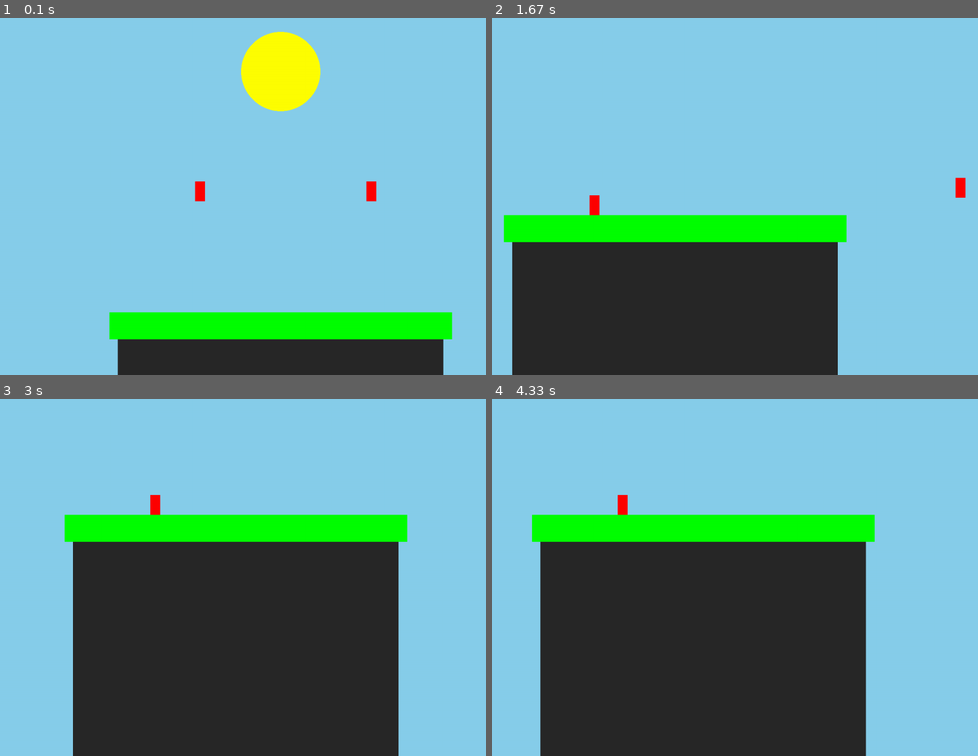
Above: before the commit, frames 1-4 (two rows, left to right).
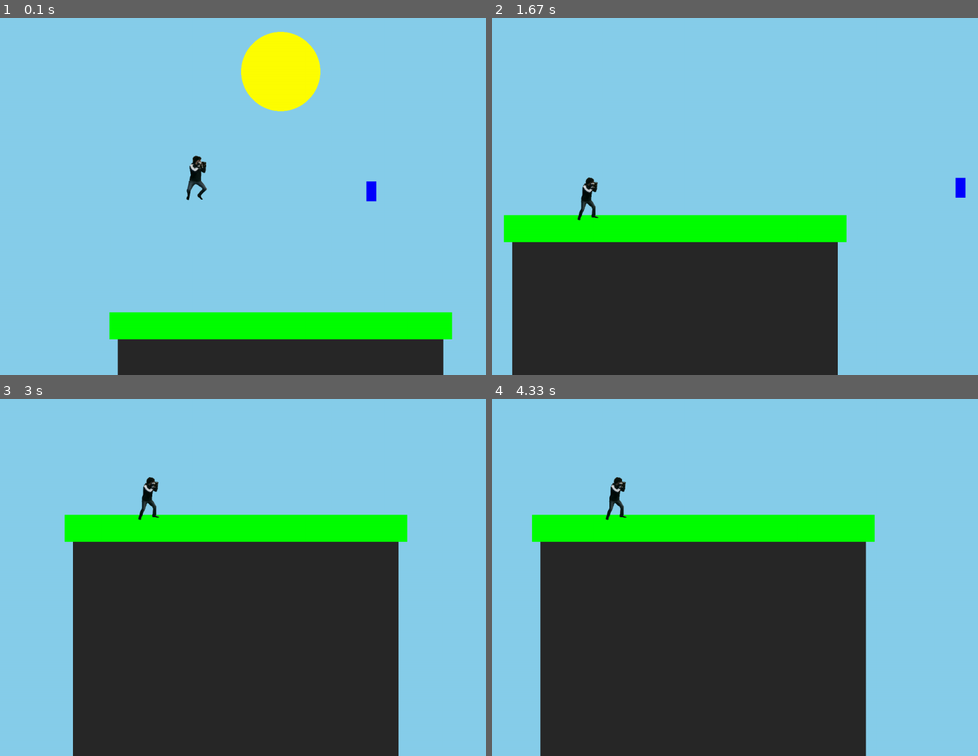
Above: after the commit, the same moments.

Repository: Isaac-Muscat/Pygame-Smash-Bros-Platformer
Game: pygame game, started from src/main.py
The game is run twice, just before and just after one commit, with the same random seed, the same clock (stepped at 60 frames per second) and the same inputs.
Inputs:
- Up to frame 1 (0.1 s): no input
- Up to frame 2 (1.67 s): hold Right 0.33-0.8 s; hold Up 0.83-1.13 s; hold Right 1.17-1.63 s
- Up to frame 3 (3 s): hold Left 1.67-2.2 s; hold Down 2.23-2.53 s; hold Left 2.57-2.97 s
- Up to frame 4 (4.33 s): hold Up 3-3.37 s; hold Right 3.4-4.03 s; hold Down from 4.07 s (still down)

The runs differ from the first frame. In frame 1, 0.5% of the frame differs, in the area x 38-78%, y 38-52%; in frame 2, 0.5%; in frame 3, 0.3%; in frame 4, 0.3%.

Commit message:
Created rudimentary menus and buttons. Added character select scene.

Diff:
--- a/src/Sprites/jonahSprites.py
+++ /dev/null
@@ -1,11 +0,0 @@
-import pygame
-
-class Jonah(pygame.sprite.Sprite):
-    def __init__(self, width, height, posx, posy):
-        super().__init__()
-
-        self.image = pygame.image.load("Sprites/Jonah/R/stand1.png").convert_alpha()
-        self.image = pygame.transform.scale(self.image, (width, height))
-        self.rect = self.image.get_rect()
-        self.rect.x = posx
-        self.rect.y = posy
--- a/src/gameobjects/players/isaac.py
+++ b/src/gameobjects/players/isaac.py
@@ -1,6 +1,10 @@
 from gameobjects.players.player import Player
-
+import settings as s
 
 class Isaac(Player):
     def __init__(self, x, y):
         super().__init__(x, y)
+
+    def draw(self, screen):
+        # TODO sprite stuff here
+        self.collider.draw_collider(screen, s.BLUE)
--- a/src/gameobjects/players/jonah.py
+++ b/src/gameobjects/players/jonah.py
@@ -1,6 +1,36 @@
 from gameobjects.players.player import Player
+import pygame
+import settings as s
+import physics.vector2
+import math
+import time
+import threading
 
 
 class Jonah(Player):
     def __init__(self, x, y):
         super().__init__(x, y)
+        self.framecount = 0
+        self.frame1 = 10
+        self.frame2 = 20
+
+    def draw(self, screen):
+
+        if self.position.y < 690:
+            self.image = pygame.image.load("Sprites/Jonah/R/jump1.png")
+
+        elif round(self.velocity.x, 1) != 0:
+            self.framecount += 1
+            if self.framecount <= self.frame1:
+                self.image = pygame.image.load("Sprites/Jonah/R/walk2.png")
+
+            elif self.frame1 <= self.framecount <= self.frame2:
+                self.image = pygame.image.load("Sprites/Jonah/R/stand1.png")
+                if self.framecount == self.frame2:
+                    self.framecount = 0
+
+        else:
+            self.image = pygame.image.load("Sprites/Jonah/R/stand1.png")
+
+        self.image = pygame.transform.scale(self.image, (150, 150))
+        screen.blit(self.image, [self.position.x - 75, self.position.y - 75])
--- a/src/gameobjects/players/player.py
+++ b/src/gameobjects/players/player.py
@@ -30,9 +30,8 @@
         self.prev_collider = self.collider.clone()
         self.sprite = 'sprite path stuff'
 
-    def draw(self, screen):
-        # TODO sprite stuff here
-        self.collider.draw_collider(screen, s.RED)
+    def draw(self):
+        print("You did not override this in the child class.")
 
     def update(self, time):
         super().update(time)
--- a/src/physics/collider2.py
+++ b/src/physics/collider2.py
@@ -1,7 +1,7 @@
 from physics.vector2 import Vector2
 import physics.vector2 as vec
 import pygame
-import Sprites.jonahSprites
+
 
 class Collider2(object):
     def collider_has_collided(self, collider):
Empty file added: src/Sprites/allSprites.py
